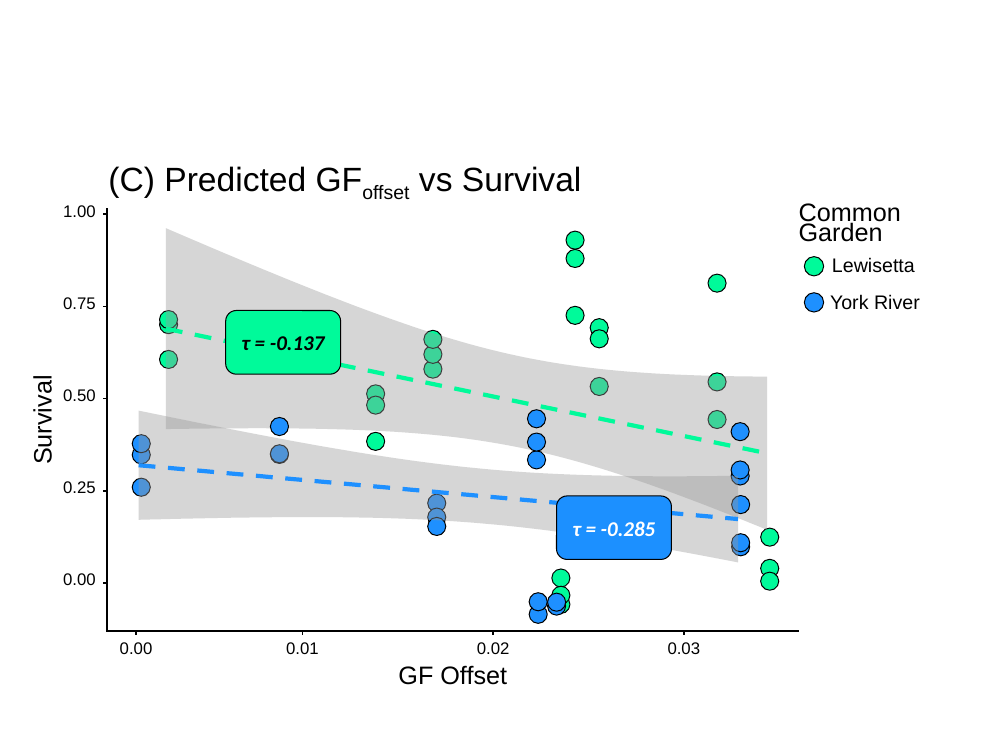
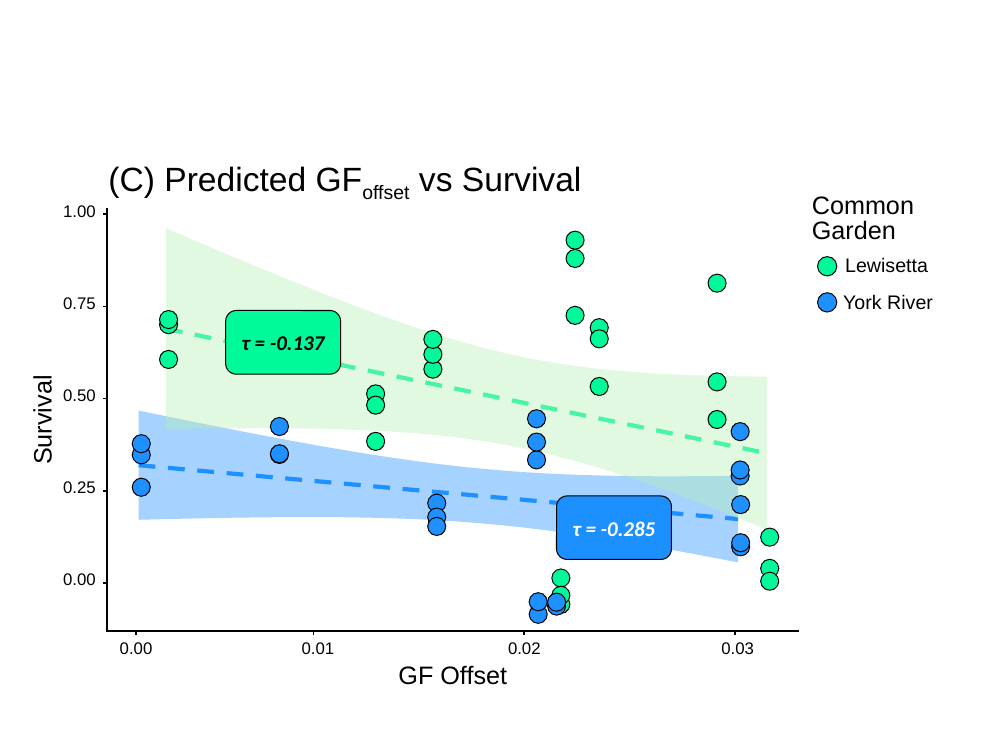
Before and after one commit to ModelValidationProgram/MVP_oyster_GO, a slide deck: slide 3 of results/figures/GO_compare_edited.pptx. Drawn at 1008x756 pixels with LibreOffice and Linux fonts; fonts in the diff are those of the drawing. Boxes give left, top, right and bottom in pixels: in the first picture for what was removed or moved away, otherwise in the second. Text is boxed around its words. In the diff, an @@ line names an element or a change of style, - is before the commit and + after.

```diff
--- a/results/figures/GO_compare_edited.pptx
+++ b/results/figures/GO_compare_edited.pptx
@@ text "Common": place and size @@
-text "Common" at (799,203,901,242)
+text "Common" at (812,196,914,240)
@@ text "Common" at (812,196,914,240): line spacing 14pt to 17.6pt @@
@@ freeform shape at (166,228,767,529): fill #999999 at 40% opacity to #B4EEB4 at 40% opacity @@
@@ 3 texts, 2 rectangles, 2 ellipses: place and size @@
-3 texts, 2 rectangles, 2 ellipses at (286,248,920,654)
+3 texts, 2 rectangles, 2 ellipses at (302,248,933,654)
@@ freeform shape at (139,410,739,562): fill #999999 at 40% opacity to #1E90FF at 40% opacity @@
@@ text "0.02": place and size @@
-text "0.02" at (477,642,510,654)
+text "0.02" at (508,642,541,654)
@@ freeform shape: place and size @@
-freeform shape at (493,631,493,635)
+freeform shape at (524,631,524,635)
@@ text "0.03": place and size @@
-text "0.03" at (668,642,701,654)
+text "0.03" at (721,642,754,654)
@@ freeform shape: place and size @@
-freeform shape at (683,631,683,635)
+freeform shape at (735,631,735,635)
```
Also in this commit, not shown: 7 other slides changed, 18 slides added.
